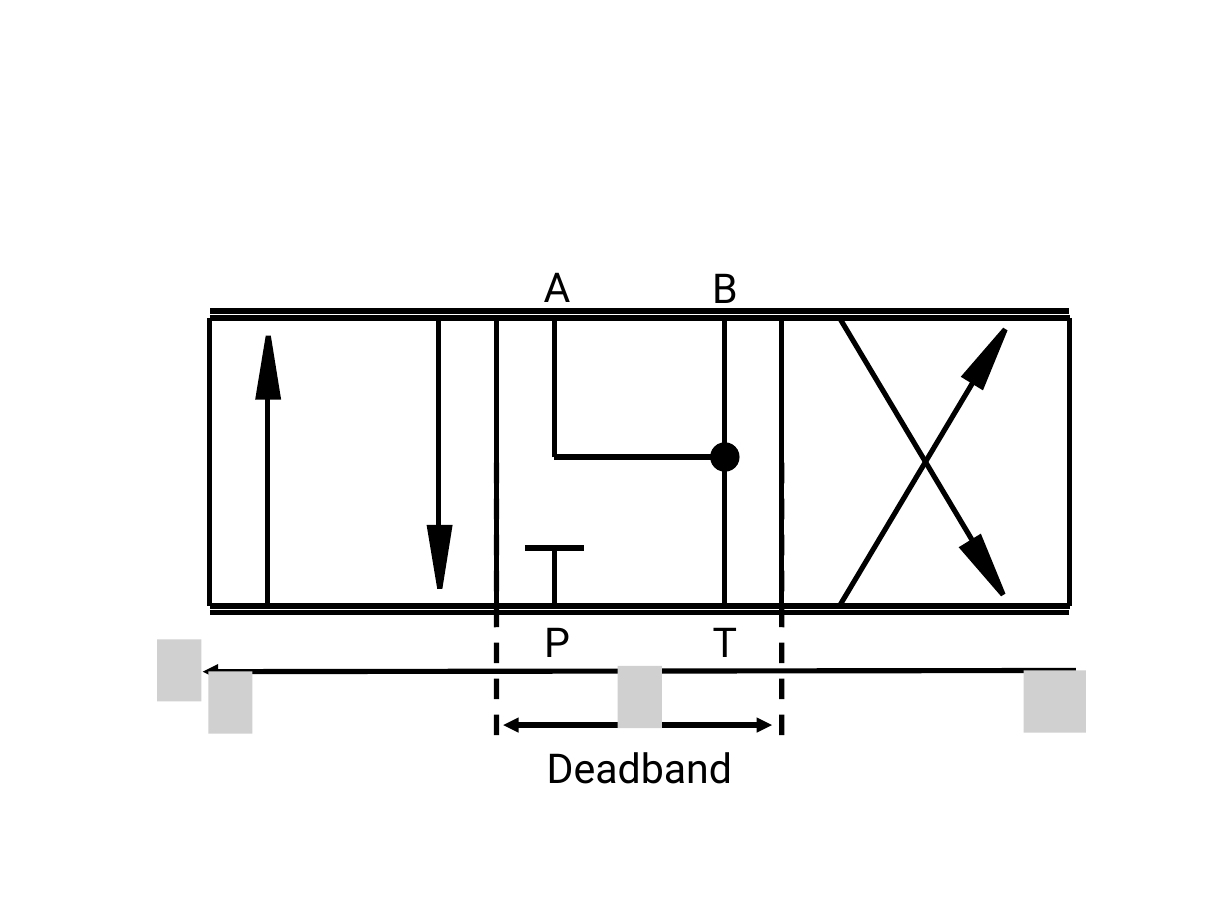
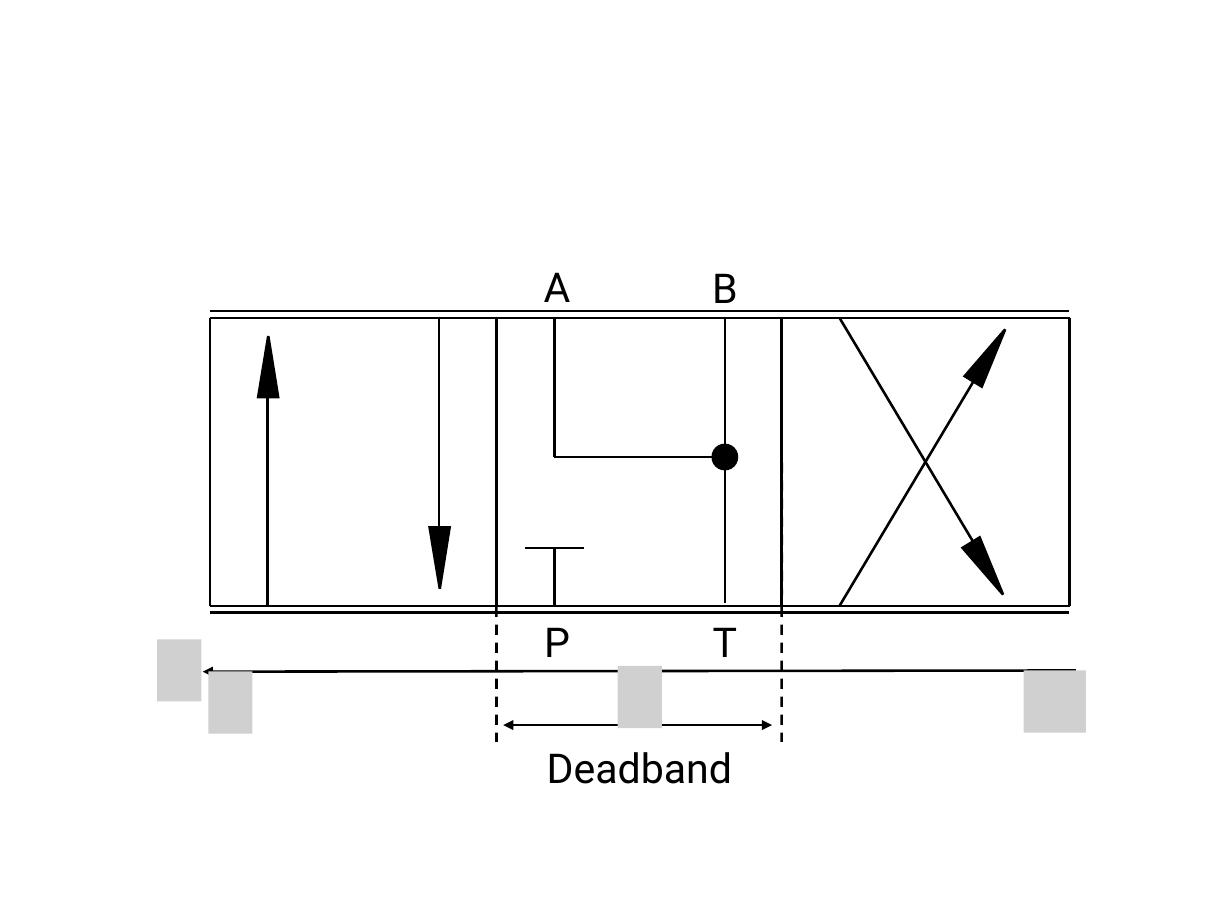
Before and after one commit to emilah-png/Bachelor, a slide deck: slide 2 of Presentasjoner for rapport/DCV, opening area to control signal.pptx. Drawn at 1232x924 pixels with LibreOffice and Linux fonts; fonts in the diff are those of the drawing; grey boxes stand for pictures. Boxes give left, top, right and bottom in pixels: in the first picture for what was removed or moved away, otherwise in the second. Text is boxed around its words. In the diff, an @@ line names an element or a change of style, - is before the commit and + after.

```diff
--- a/Presentasjoner for rapport/DCV, opening area to control signal.pptx
+++ b/Presentasjoner for rapport/DCV, opening area to control signal.pptx
@@ line (209, 318) - (1069, 318): stroke #000000 3 pt to #000000 1.5 pt @@
@@ line (209, 318) - (209, 606): stroke #000000 3 pt to #000000 1.5 pt @@
@@ line (1069, 310) - (209, 310): stroke #000000 3 pt to #000000 1.5 pt @@
@@ line (439, 318) - (439, 548): stroke #000000 3 pt to #000000 1.5 pt @@
@@ line (496, 318) - (496, 606): stroke #000000 3 pt to #000000 1.5 pt @@
@@ line (554, 457) - (554, 318): stroke #000000 3 pt to #000000 1.5 pt @@
@@ line (724, 457) - (724, 318): stroke #000000 3 pt to #000000 1.5 pt @@
@@ line (782, 318) - (782, 606): stroke #000000 3 pt to #000000 1.5 pt @@
@@ line (840, 318) - (978, 551): stroke #000000 3 pt to #000000 1.5 pt @@
@@ line (1069, 318) - (1069, 606): stroke #000000 3 pt to #000000 1.5 pt @@
@@ line (267, 605) - (267, 375): stroke #000000 3 pt to #000000 1.5 pt @@
@@ line (978, 373) - (840, 606): stroke #000000 3 pt to #000000 1.5 pt @@
@@ line (724, 604) - (724, 402): stroke #000000 3 pt to #000000 1.5 pt @@
@@ outline #000000 3 pt to #000000 1.5 pt in 5 elements at box(259, 336, 278, 398), box(430, 527, 450, 589), box(962, 538, 1011, 601), box(965, 325, 1014, 387), box(713, 445, 738, 469) @@
@@ line (496, 463) - (496, 742): stroke #000000 3 pt dashed to #000000 1.5 pt dashed @@
@@ line (554, 457) - (724, 457): stroke #000000 3 pt to #000000 1.5 pt @@
@@ line (782, 463) - (782, 742): stroke #000000 3 pt dashed to #000000 1.5 pt dashed @@
@@ line (525, 548) - (584, 548): stroke #000000 3 pt to #000000 1.5 pt @@
@@ line (554, 606) - (554, 548): stroke #000000 3 pt to #000000 1.5 pt @@
@@ line (209, 606) - (1069, 606): stroke #000000 3 pt to #000000 1.5 pt @@
@@ line (1069, 612) - (209, 612): stroke #000000 3 pt to #000000 1.5 pt @@
@@ arrow (1076, 670) - (203, 671): stroke #000000 3 pt to #000000 1.5 pt @@
@@ double arrow (503, 726) - (772, 726): stroke #000000 3 pt to #000000 1.5 pt @@
```
Also in this commit, not shown: 13 other files.
